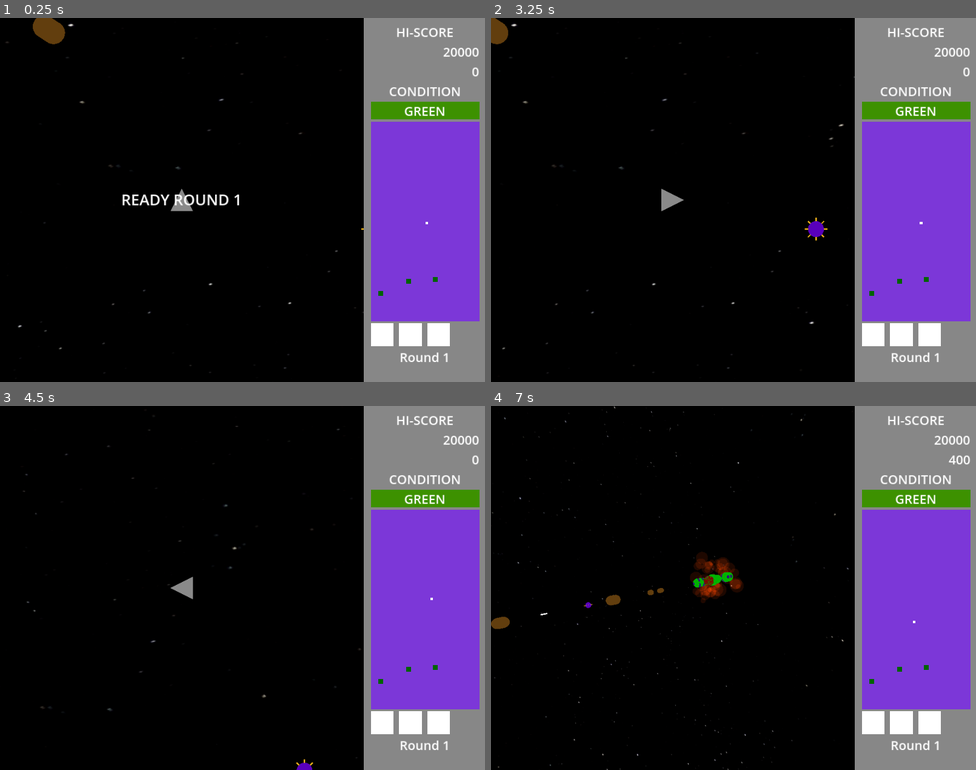
Above: before the commit, frames 1-4 (two rows, left to right).
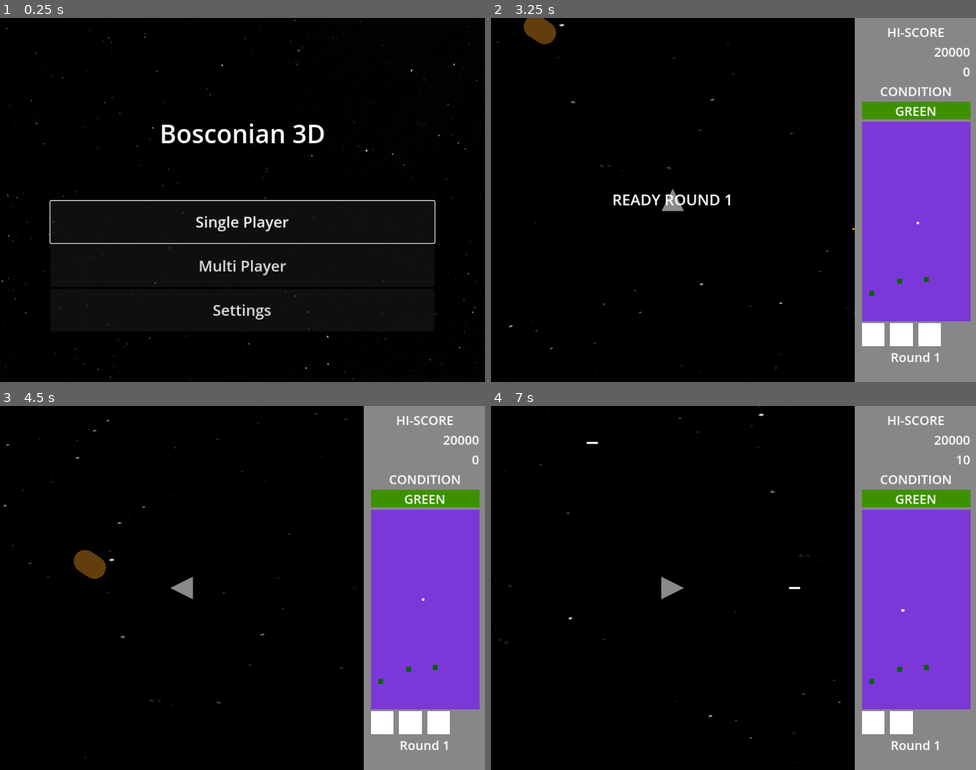
Above: after the commit, the same moments.

Repository: davis-trem/Bosconian3D
Game: Godot game, scene res://screens/main_menu.tscn
Two runs of this game, one before a commit and one after it. Both use one fixed random seed, a clock stepped at 60 frames per second and the inputs below. Before the commit the project starts from res://screens/game_play_screen.tscn.
Inputs (mouse positions are in pixels of both pictures, inside the frame that each line leads up to):
- Up to frame 1 (0.25 s): no input
- Up to frame 2 (3.25 s): click (733, 265) at 0.5 s, where only the run after the commit has a clickable "Multi Player"; tap Enter (ui_accept) at 1.25, 1.52, 2, 2.27, 2.75 s; hold Right (ui_right) 1.28-2.03 s; hold Shift (toggle_camera) 1.28-2.03 s; hold Down (ui_down) 2.03-2.78 s; tap Shift (toggle_camera) at 2.1 s; hold Right (ui_right) from 2.78 s (still down); hold Shift (toggle_camera) from 2.78 s (still down)
- Up to frame 3 (4.5 s): release Right (ui_right) at 3.53 s; release Shift (toggle_camera) at 3.53 s; hold Up (ui_up) 3.53-4.28 s; tap Shift (toggle_camera) at 3.6 s; tap Enter (ui_accept) at 3.77 s; hold Left (ui_left) from 4.28 s (still down); hold Shift (toggle_camera) from 4.28 s (still down)
- Up to frame 4 (7 s): tap Enter (ui_accept) at 4.52, 5.27, 6.77 s; release Shift (toggle_camera) at 5.03 s; tap Shift (toggle_camera) at 5.1, 6.6 s; release Left (ui_left) at 5.78 s; hold Down (ui_down) 5.78-6.53 s; hold Shift (toggle_camera) 5.78-6.53 s; hold Right (ui_right) from 6.53 s (still down)

The runs differ from the first frame. In frame 1, 28% of the frame differs, in the area x 0-100%, y 0-100%; in frame 2, 1.4%; in frame 3, 0.6%; in frame 4, 1.9%.

Commit message:
set main menu as boot screen

Diff:
--- a/client/project.godot
+++ b/client/project.godot
@@ -11,7 +11,7 @@
 [application]
 
 config/name="Bosconian 3D"
-run/main_scene="res://screens/game_play_screen.tscn"
+run/main_scene="res://screens/main_menu.tscn"
 config/features=PackedStringArray("4.2", "GL Compatibility")
 config/icon="res://icon.svg"
 
--- a/client/screens/main_menu.tscn
+++ b/client/screens/main_menu.tscn
@@ -61,6 +61,7 @@
 [node name="SinglePlayerButton" type="Button" parent="MarginContainer/VBoxContainer/VBoxContainer"]
 layout_mode = 2
 size_flags_vertical = 3
+focus_neighbor_top = NodePath("../SettingsButton")
 theme_override_font_sizes/font_size = 30
 text = "Single Player"
 
@@ -69,3 +70,14 @@
 size_flags_vertical = 3
 theme_override_font_sizes/font_size = 30
 text = "Multi Player"
+
+[node name="SettingsButton" type="Button" parent="MarginContainer/VBoxContainer/VBoxContainer"]
+layout_mode = 2
+size_flags_vertical = 3
+focus_neighbor_bottom = NodePath("../SinglePlayerButton")
+theme_override_font_sizes/font_size = 30
+text = "Settings"
+
+[connection signal="pressed" from="MarginContainer/VBoxContainer/VBoxContainer/SinglePlayerButton" to="." method="_on_single_player_button_pressed"]
+[connection signal="pressed" from="MarginContainer/VBoxContainer/VBoxContainer/MultiPlayerButton" to="." method="_on_multi_player_button_pressed"]
+[connection signal="pressed" from="MarginContainer/VBoxContainer/VBoxContainer/SettingsButton" to="." method="_on_settings_button_pressed"]
--- a/client/scripts/main_menu.gd
+++ b/client/scripts/main_menu.gd
@@ -1,11 +1,19 @@
 extends Control
 
-
-# Called when the node enters the scene tree for the first time.
-func _ready():
-	pass # Replace with function body.
+@onready var single_player_button: Button = $MarginContainer/VBoxContainer/VBoxContainer/SinglePlayerButton
 
 
-# Called every frame. 'delta' is the elapsed time since the previous frame.
-func _process(delta):
-	pass
+func _ready() -> void:
+	single_player_button.grab_focus()
+
+
+func _on_single_player_button_pressed() -> void:
+	get_tree().change_scene_to_file('res://screens/game_play_screen.tscn')
+
+
+func _on_multi_player_button_pressed() -> void:
+	get_tree().change_scene_to_file('res://screens/game_play_screen.tscn')
+
+
+func _on_settings_button_pressed() -> void:
+	pass # Replace with function body.
